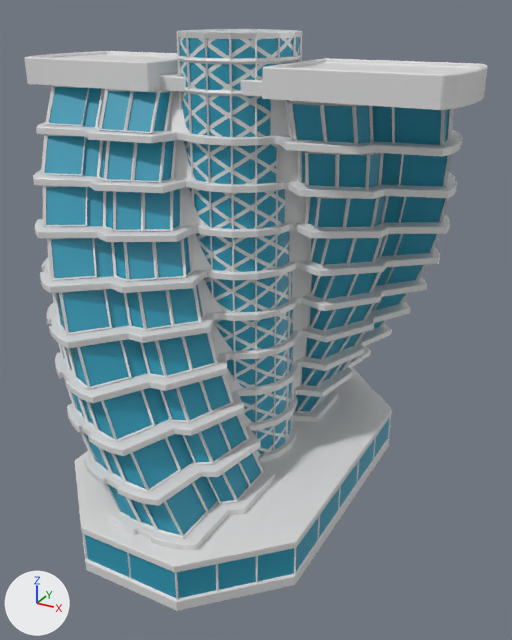
One commit to the Blender file Blender Models/Biology and Chemistry/DNA Building.blend: the scene before it, then after it.
Camera for both pictures: a 50 mm camera at (5.39, -9.3, 7.71) aimed at (0.34, -0.12, 3.11). The axes (+X, +Y, +Z) are drawn at lower left. The lights are the same throughout.

Names of what the first picture shows: 'balcony.001', 'base', 'base wires', 'core.001', 'main structure', 'main structure.001', 'platform.001', 'wire core.001', 'wire helix.001', 'wire structure.001', 'wire structure.002'.
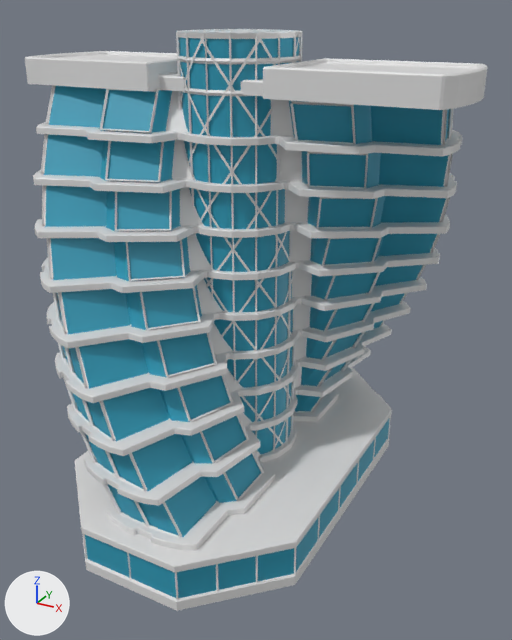
ob_wire_empty_1 is not drawn itself; it is used by a modifier of ob_wire_helix_001.

The change in detail:
me_plane_009 has 2 vertices, 0 faces, 1 loose edge and spans x 0.8505, y 0.0, z 0.0002..0.0655.
me_plane_009 is used by ob_wire_helix_001; location (0.0, 0.0, 0.8).
me_plane_009 part 1: the whole mesh is moved by (0.0236, 0.0057, -0.0126).
me_plane_013 is used by ob_wire_structure_001; location (0.0, 0.0, 0.79).
me_plane_013 had 34 vertices, 14 faces and spanned x -0.98..0.92, y -2.87..-0.89, z 0.1..0.65.
me_plane_013 now has 14 vertices, 4 faces and spans x -0.98..0.92, y -2.87..-0.98, z 0.1..0.65.
me_plane_013 part 2: the loose piece of 10 vertices spanning x 0.42..0.92, y -1.95..-0.89, z 0.1..0.65 is rebuilt with 4 vertices and now spans x 0.62..0.92, y -1.78..-0.98, z 0.1..0.65.
Part 3, on me_plane_013:
16 vertices are removed from x -0.98..0.66, y -2.87..-0.89, z 0.1..0.65.
10 faces are deleted.
2 vertices are added at (-0.18, -2.87, 0.65), (0.12, -2.87, 0.1).
3 new faces join them.
me_plane_008 is used by ob_wire_structure_002; location (0.0, 0.0, 0.79).
me_plane_008 had 34 vertices, 14 faces and spanned x -0.81..1.09, y 1.0..2.98, z 0.1..0.65.
me_plane_008 now has 14 vertices, 4 faces and spans x -0.81..1.09, y 1.1..2.98, z 0.1..0.65.
Part 4, on me_plane_008:
22 vertices are removed from x -0.81..1.09, y 1.0..2.98, z 0.1..0.65.
14 faces are deleted.
2 vertices are added at (0.29, 2.98, 0.65), (-0.01, 2.98, 0.1).
4 new faces join them.
Object 'wire helix.001' (ob_wire_helix_001) turns from (0, 0, 0) to (0, 0, 228) degrees about x, y and z.
Object 'wire helix.001' (ob_wire_helix_001) has a SCREW modifier named 'Screw'.
On modifier 'Screw' of object 'wire helix.001' (ob_wire_helix_001), steps goes from 512 to 20.
On modifier 'Screw' of object 'wire helix.001' (ob_wire_helix_001), render_steps goes from 512 to 64.
On modifier 'Screw' of object 'wire helix.001' (ob_wire_helix_001), angle goes from 12.57 to 5.18.
Object 'wire helix.001' (ob_wire_helix_001) has a ARRAY modifier named 'Array'.
On modifier 'Array' of object 'wire helix.001' (ob_wire_helix_001), count goes from 9 to 7.
Object 'wire Empty' (ob_wire_empty_1) turns from (0, 0, -40) to (0, 0, 22) degrees about x, y and z.

Pixel boxes [x1, y1, x2, y2] of what changed, in the pictures (512 x 640 px):
'wire helix.001', mesh moved, turned, modifiers changed: before [179, 37, 300, 454]; after [178, 33, 301, 451]
'wire structure.002', reshaped: before [284, 100, 454, 413]; after [290, 101, 454, 412]
part 2 of me_plane_013, rebuilt: before [95, 89, 264, 504]; after [99, 88, 264, 501]
part 3 of me_plane_013, cut back: before [41, 85, 209, 538]; after [41, 85, 182, 538]
